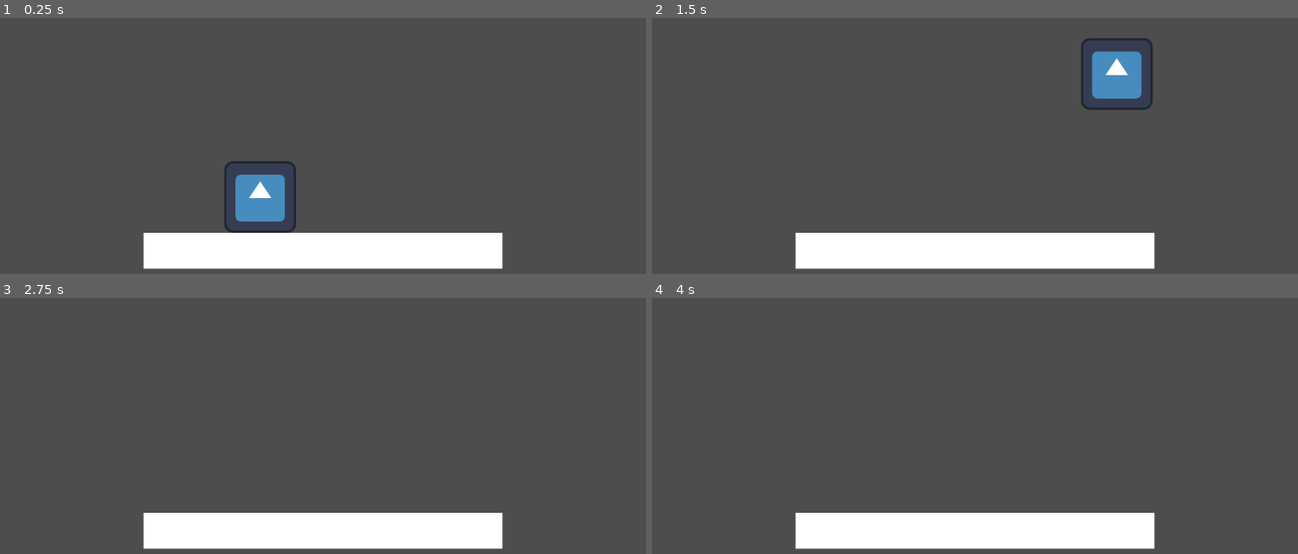
Above: before the commit, frames 1-4 (two rows, left to right).
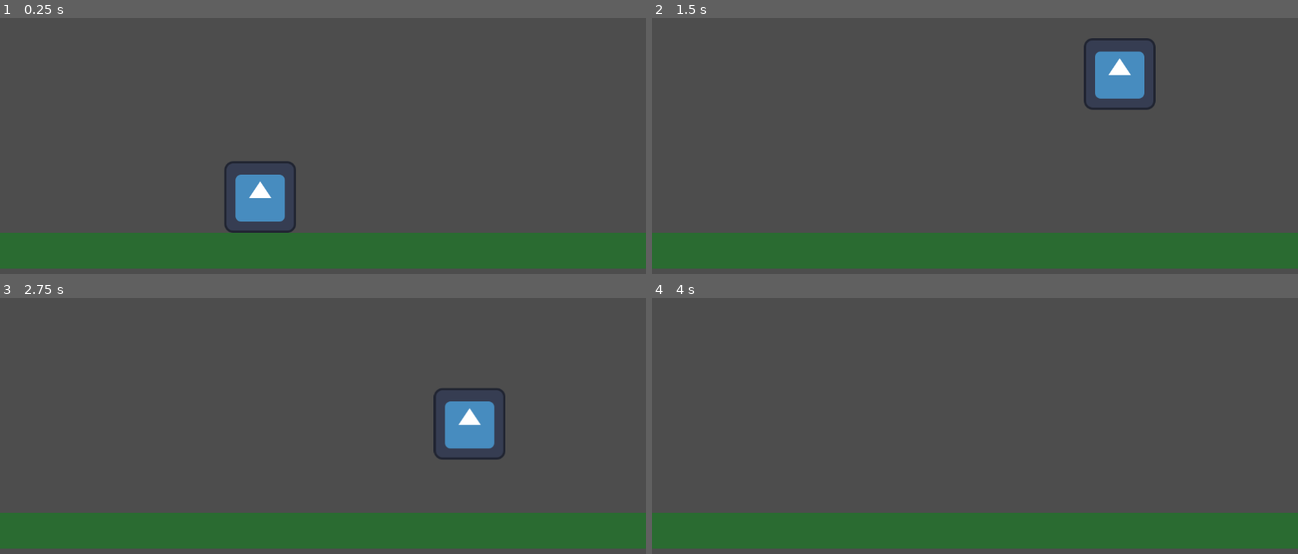
Above: after the commit, the same moments.

Repository: mqx4vk/HW9-SmoothMoves
Game: Godot game, scene res://movement.tscn
Two runs of this game, one before a commit and one after it. Both use one fixed random seed, a clock stepped at 60 frames per second and the inputs below. The engine's default icon, where the game draws it, is replaced by a stand-in: a white triangle on a blue panel in a dark square.
Inputs:
- Up to frame 1 (0.25 s): no input
- Up to frame 2 (1.5 s): tap Enter at 0.5 s; hold D (move_right) from 0.53 s (still down); tap Space (jump) at 0.6, 0.77, 1.07, 1.35 s
- Up to frame 3 (2.75 s): tap Space (jump) at 1.52, 1.82, 2.1 s; release D (move_right) at 2.03 s; hold A (move_left) from 2.03 s (still down)
- Up to frame 4 (4 s): release A (move_left) at 2.78 s; hold D (move_right) from 2.78 s (still down); tap Space (jump) at 2.85, 3.02, 3.32, 3.6, 3.77 s

The runs differ from the first frame. In frame 1, 14% of the frame differs, in the area x 0-100%, y 83-99%; in frame 2, 15%; in frame 3, 16%, in the area x 0-100%, y 35-99%; in frame 4, 14%.

Commit message:
first commit

Diff:
--- a/MoveCharacter.gd
+++ b/MoveCharacter.gd
@@ -1,7 +1,10 @@
 extends CharacterBody2D
 var gravity : Vector2
 @export var jump_coefficient : float
-
+@export var x_speed : float
+@export var x_air_coefficient : float # Should the player move more slowly left and right in the air? Set to zero for no movement, 1 for the same
+@export var x_speed_limit : float # What is the max speed?
+@export var x_friction : float
 
 # Called when the node enters the scene tree for the first time.
 func _ready():
@@ -9,22 +12,42 @@
 	pass # Replace with function body.
 
 
+func _get_input():
+	if is_on_floor():
+		if Input.is_action_pressed("move_left"):
+			velocity += Vector2(-x_speed,0)
+		if Input.is_action_pressed("move_right"):
+			velocity += Vector2(x_speed,0)
+		if Input.is_action_just_pressed("jump"): # Jump only happens when we're on the floor (unless we want a double jump, but we won't use that here)
+			velocity += Vector2(1,-jump_coefficient)
+	if not is_on_floor():
+		if Input.is_action_pressed("move_left"):
+			velocity += Vector2(-x_speed * x_air_coefficient,0)
+		if Input.is_action_pressed("move_right"):
+			velocity += Vector2(x_speed * x_air_coefficient,0)
+
+func _limit_speed():
+	if velocity.x > x_speed_limit:
+		velocity = Vector2(x_speed_limit, velocity.y)
+	if velocity.x < -x_speed_limit:
+		velocity = Vector2(-x_speed_limit, velocity.y)
+
+func _apply_friction():
+	if is_on_floor() and not (Input.is_action_pressed("move_left") or Input.is_action_pressed("move_right")):
+		velocity -= Vector2(velocity.x * x_friction, 0)
+		if abs(velocity.x) < 5:
+			velocity = Vector2(0, velocity.y) # if the velocity in x gets close enough to zero, we set it to zero
+
+func _apply_gravity():
+	if not is_on_floor():
+		velocity += gravity
+
 # Called every frame. 'delta' is the elapsed time since the previous frame.
 func _physics_process(delta):
-	if Input.is_action_pressed("move_left"):
-		velocity += Vector2(-200,0)
-	if Input.is_action_pressed("move_right"):
-		velocity += Vector2(200,0)
-	if velocity.x > 400:
-		velocity = Vector2(400, velocity.y)
-	if velocity.x < -400:
-		velocity = Vector2(-400, velocity.y)
-	if not is_on_floor():
-		velocity += gravity
-	if is_on_floor():
-		velocity = Vector2(velocity.x, 0)
-		velocity -= Vector2(velocity.x / 5, 0)
-		if Input.is_action_just_pressed("jump"):
-			velocity += Vector2(1,-jump_coefficient)
+	_get_input()
+	_limit_speed()
+	_apply_friction()
+	_apply_gravity()
+
 	move_and_slide()
 	pass
--- a/movement.tscn
+++ b/movement.tscn
@@ -7,7 +7,7 @@
 size = Vector2(128, 128)
 
 [sub_resource type="RectangleShape2D" id="RectangleShape2D_ybl0w"]
-size = Vector2(640, 64)
+size = Vector2(1152, 64)
 
 [node name="Node2D" type="Node2D"]
 
@@ -15,6 +15,10 @@
 position = Vector2(464, 272)
 script = ExtResource("2_4kdgd")
 jump_coefficient = 2000.0
+x_speed = 100.0
+x_air_coefficient = 0.5
+x_speed_limit = 400.0
+x_friction = 0.2
 
 [node name="Icon" type="Sprite2D" parent="CharacterBody2D"]
 texture = ExtResource("1_gplxr")
@@ -26,8 +30,9 @@
 position = Vector2(472, 392)
 
 [node name="Polygon2D" type="Polygon2D" parent="StaticBody2D"]
-position = Vector2(-193.6, 48)
-scale = Vector2(1.46667, 1)
+position = Vector2(-431.68, 48)
+scale = Vector2(2.64, 1)
+color = Color(0.164706, 0.419608, 0.196078, 1)
 polygon = PackedVector2Array(-15.2727, -56, 421.091, -56, 421.091, 8, -15.2727, 8)
 
 [node name="CollisionShape2D" type="CollisionShape2D" parent="StaticBody2D"]
